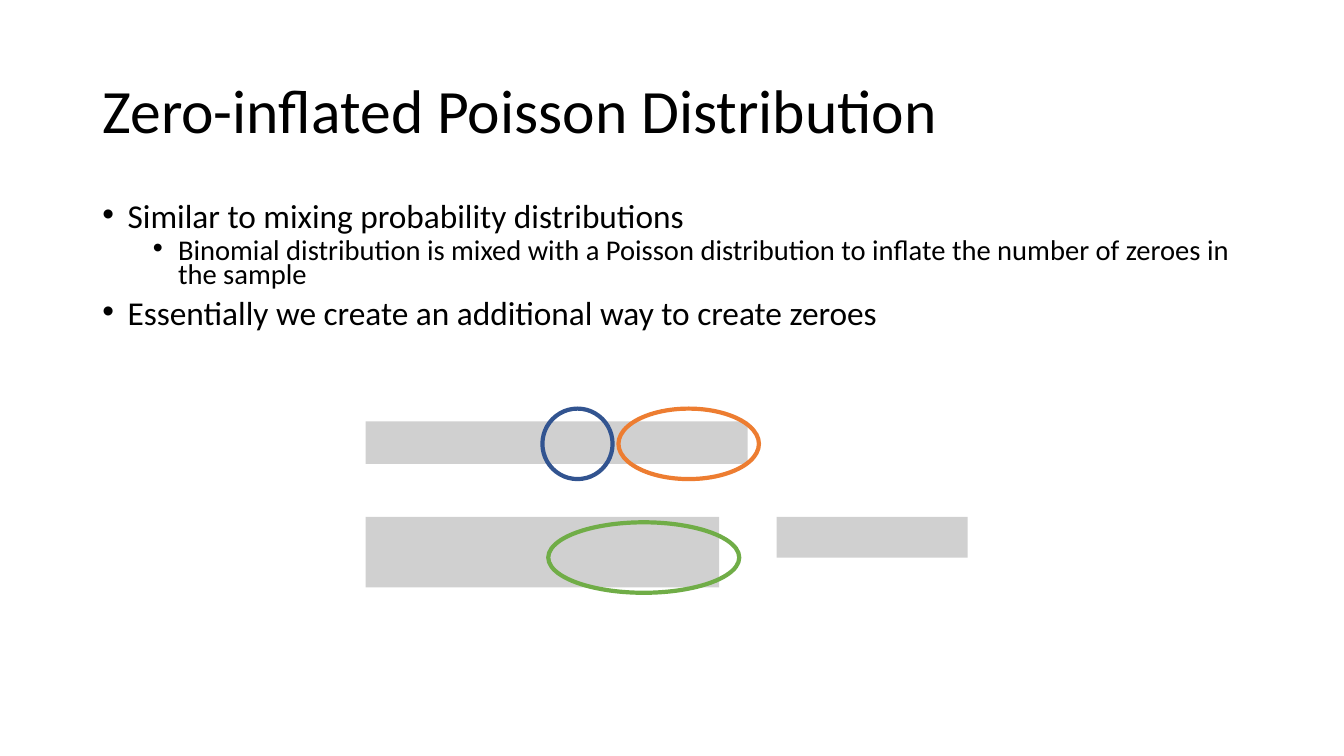
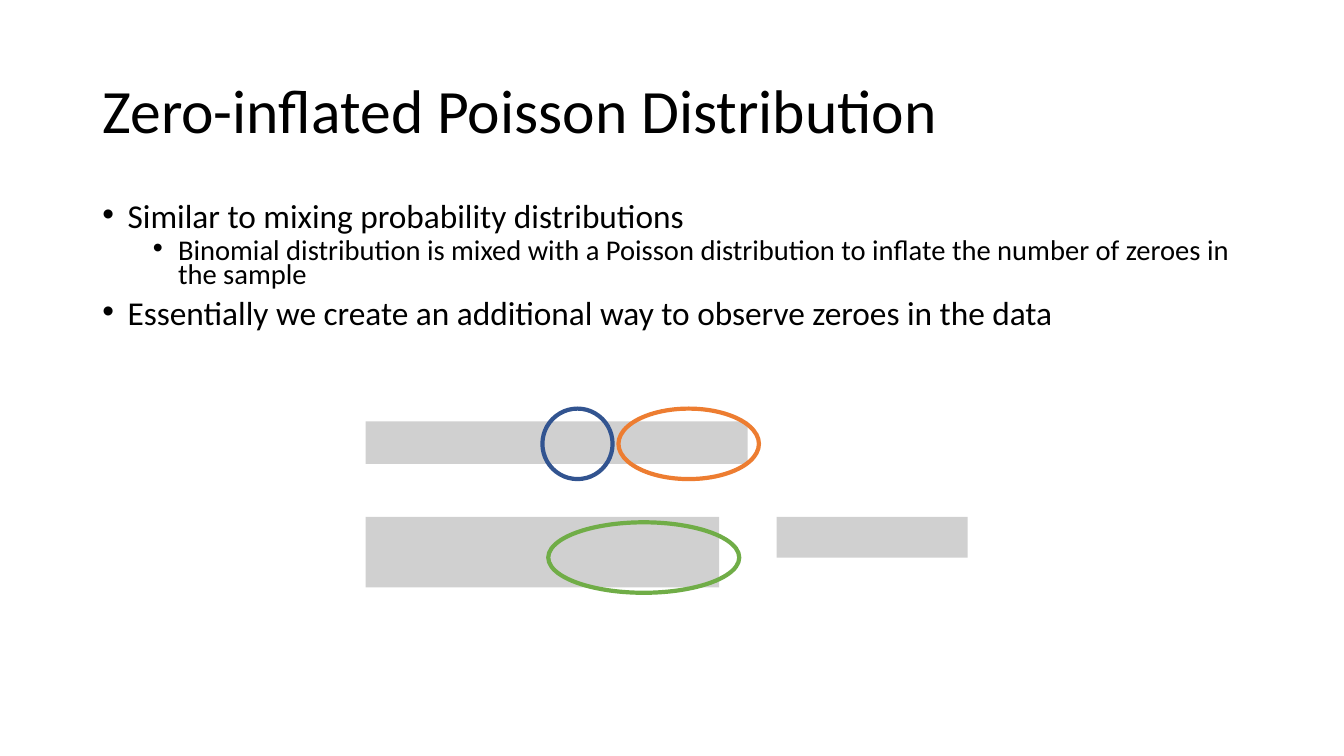
Before and after one commit to evanmadams/NAOC2020-Count-Data-Workshop, a slide deck: slide 26 of lessons/An Introduction to probability distributions.pptx. Drawn at 1344x756 pixels with LibreOffice and Linux fonts; fonts in the diff are those of the drawing; grey boxes stand for pictures. Boxes give left, top, right and bottom in pixels: in the first picture for what was removed or moved away, otherwise in the second. Text is boxed around its words. In the diff, an @@ line names an element or a change of style, - is before the commit and + after.

```diff
--- a/lessons/An Introduction to probability distributions.pptx
+++ b/lessons/An Introduction to probability distributions.pptx
@@ text at [128, 302, 1052, 331]: text changed @@
-• Essentially we create an additional way to create zeroes
+• Essentially we create an additional way to observe zeroes in the data
```
Also in this commit, not shown: 9 other slides changed, 2 other files.
